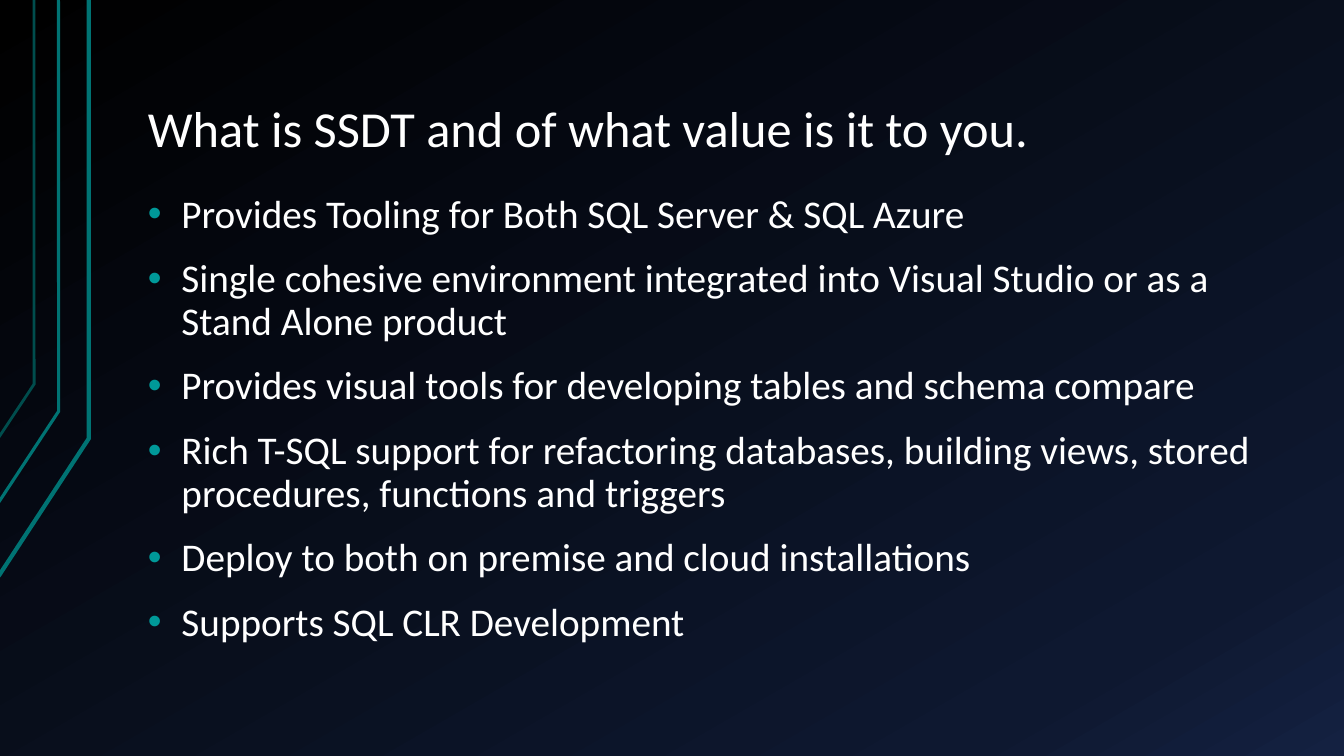
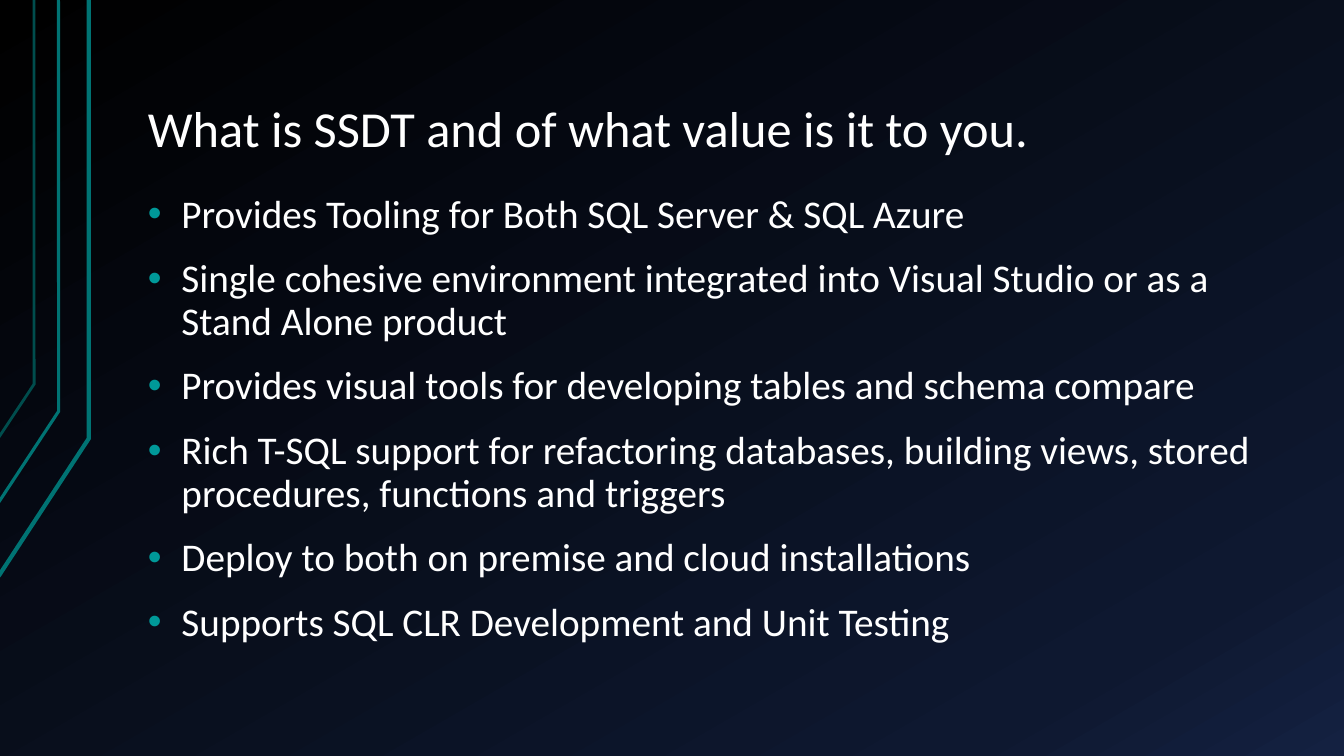
Before and after one commit to JeremySBrown/SQLServerDataToolsPresentation, a slide deck: slide 2 of Slides/SSDT Introduction.pptx. Drawn at 1344x756 pixels with LibreOffice and Linux fonts; fonts in the diff are those of the drawing. Boxes give left, top, right and bottom in pixels: in the first picture for what was removed or moved away, otherwise in the second. Text is boxed around its words. In the diff, an @@ line names an element or a change of style, - is before the commit and + after.

```diff
--- a/Slides/SSDT Introduction.pptx
+++ b/Slides/SSDT Introduction.pptx
@@ text at [181, 608, 950, 643]: text changed @@
-• Supports SQL CLR Development
+• Supports SQL CLR Development and Unit Testing
```
Also in this commit, not shown: 1 other slide changed, 2 slides added.
